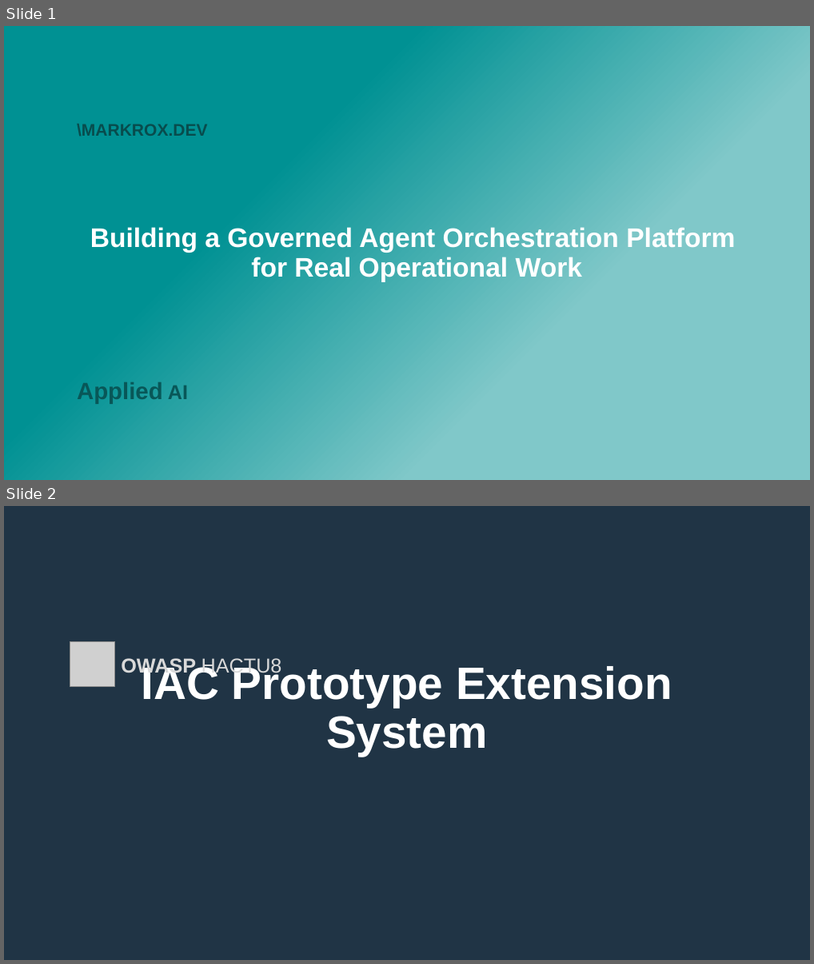
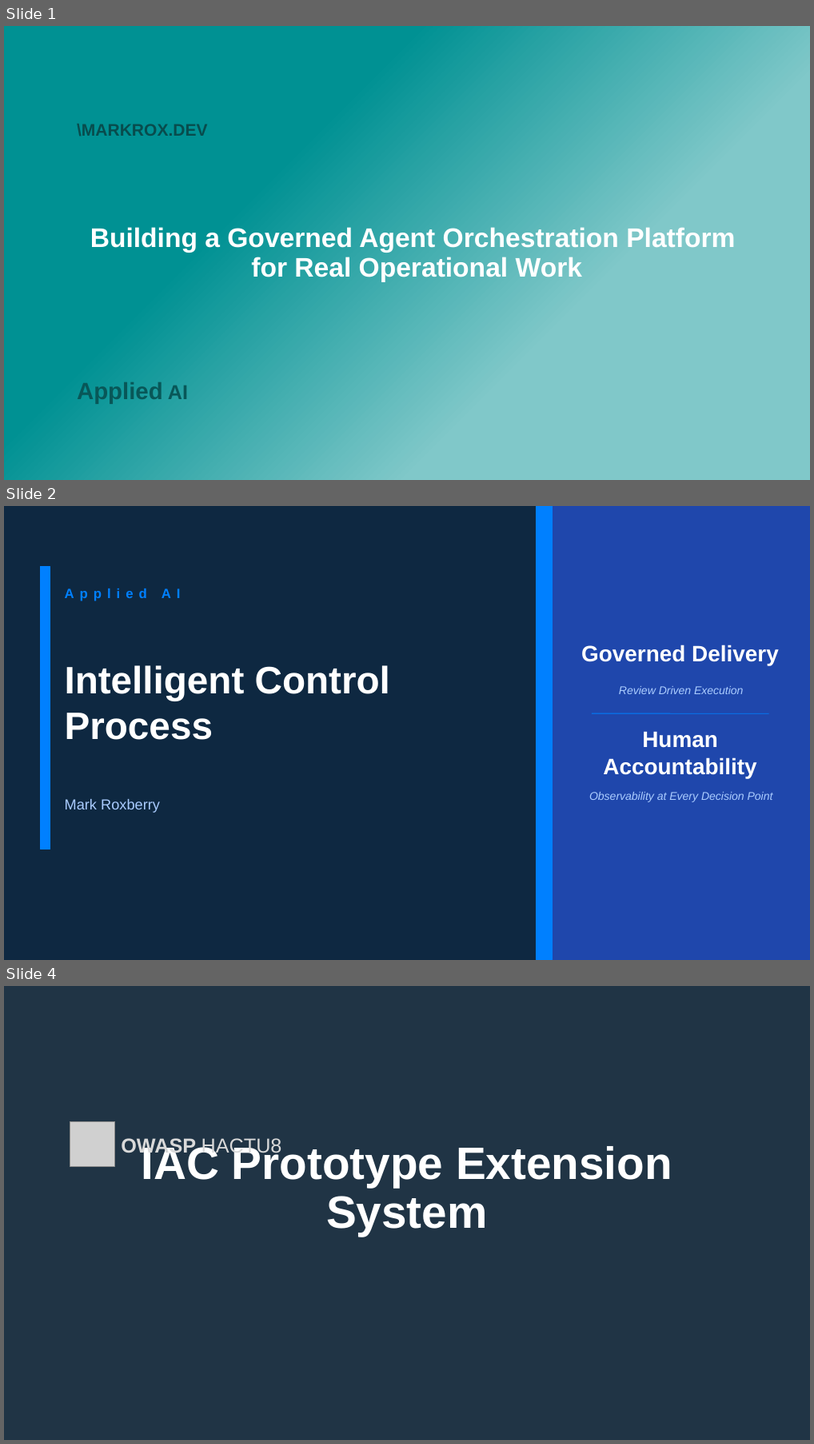
Before and after one commit to markroxai/markrox.ai, a slide deck: templates/PostImage.pptx. Shown one above the other, each under a label of ours: slides 1 and 2 before the commit, slides 1, 2 and 4 after it; the slides between them are not shown. The pictures are 814x964 and 814x1444 pixels, drawn with LibreOffice and Linux fonts; fonts in the diff are those of the drawing; grey boxes stand for pictures. Boxes give left, top, right and bottom in pixels: in the first picture for what was removed or moved away, otherwise in the second. Text is boxed around its words. In the diff, an @@ line names an element or a change of style, - is before the commit and + after.

Commit message:
post: intelligent control process

```diff
--- a/templates/PostImage.pptx
+++ b/templates/PostImage.pptx
@@ slide 2 added at [4,506,810,960], background #0E2841 @@
@@ rectangle added at [536,506,553,960], fill #0080FF, outline #0080FF 1 pt @@
@@ rectangle added at [553,506,810,960], fill #1F47AC, outline #1F47AC 1 pt @@
@@ rectangle added at [40,567,50,849], fill #0080FF, outline #0080FF 1 pt @@
@@ text added at [65,572,516,614], 16 pt, text #0080FF, bold @@
+Applied AI
@@ text added at [582,644,779,665], 26.7 pt, text #FFFFFF, bold @@
+Governed Delivery
@@ text added at [65,665,390,740], 45.3 pt, text #FFFFFF, bold @@
+Intelligent Control Process
@@ text added at [619,686,743,694], 13.3 pt, text #AACCFF, italic @@
+Review Driven Execution
@@ line added from (592, 713) to (770, 713), #0080FF 0.8 pt @@
@@ text added at [603,731,757,778], 26.7 pt, text #FFFFFF, bold @@
+Human Accountability
@@ text added at [590,792,774,802], 13.3 pt, text #AACCFF, italic @@
+Observability at Every Decision Point
@@ text added at [65,799,160,812], 17.3 pt, text #AACCFF @@
+Mark Roxberry
@@ what was slide 2 is now slide 4 @@
```
Also in this commit, not shown: 1 other slide added, 4 other files.
